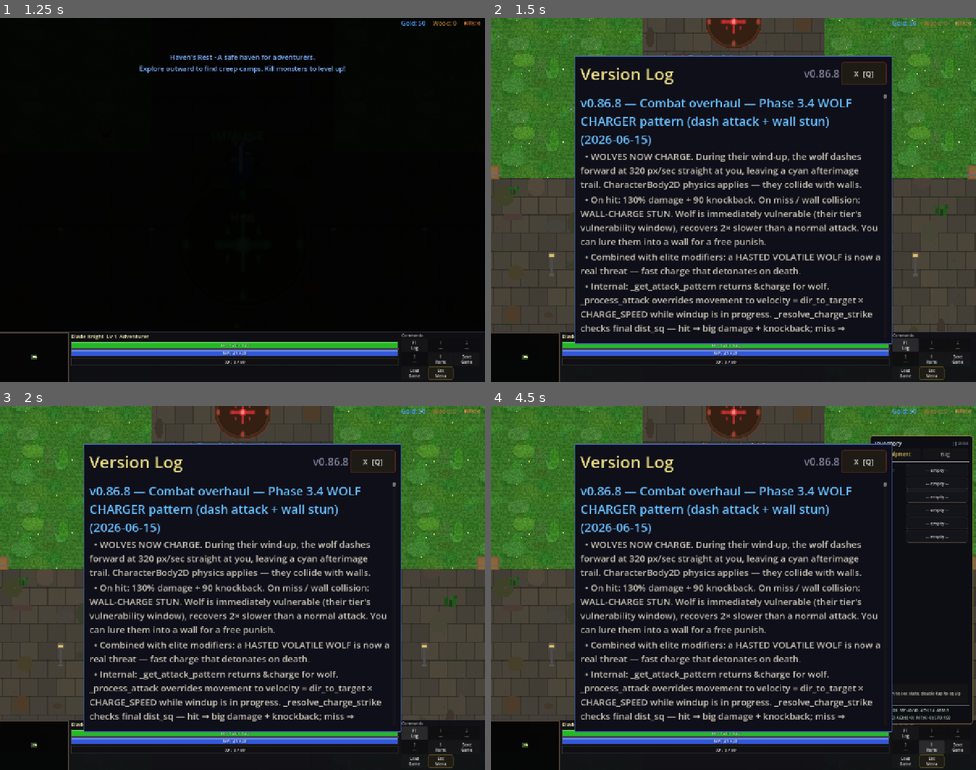
Above: before the commit, frames 1-4 (two rows, left to right).
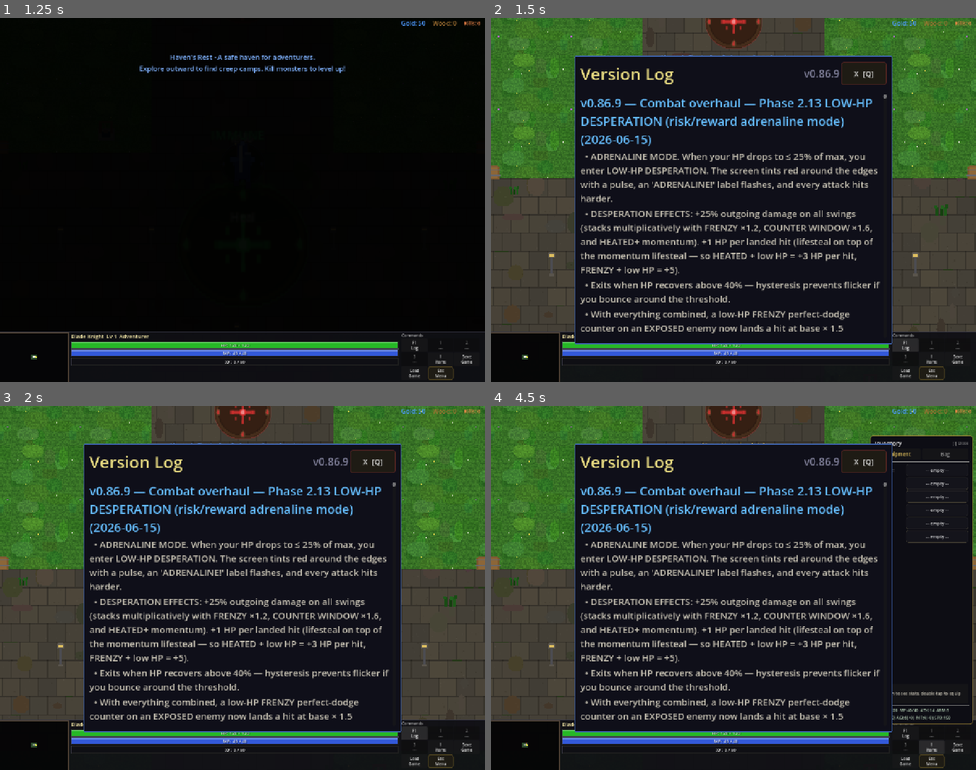
Above: after the commit, the same moments.

Repository: slxny/legends-open-rpg
Game: Godot game, scene res://scenes/main.tscn
The game is run twice, just before and just after one commit, with the same random seed, the same clock (stepped at 60 frames per second) and the same inputs.
Inputs (mouse positions are in pixels of both pictures, inside the frame that each line leads up to):
- Up to frame 1 (1.25 s): tap Enter at 0.5 s; move the mouse to (218, 272) at 0.52 s; hold W (move_up) from 0.53 s (still down); hold Space (attack) from 0.53 s (still down); click (218, 272) at 0.67 s; tap Shift (dodge) at 0.8 s
- Up to frame 2 (1.5 s): release W (move_up) at 1.25 s; release Space (attack) at 1.25 s; click "F1 Log" at 1.25 s
- Up to frame 3 (2 s): no input
- Up to frame 4 (4.5 s): click "1 ---" at 2 s; click "2 ---" at 2.75 s; click "3 ---" at 3.5 s; click "I Items" at 4.25 s

Frame 1 is identical in both runs. In frame 2, 10% of the frame differs, in the area x 18-81%, y 14-87%; in frame 3, 10%; in frame 4, 10%.

Commit message:
v0.86.9: Combat overhaul — Phase 2.13 LOW-HP DESPERATION
ADRENALINE MODE. When player HP <= 25% of max, enter LOW-HP
DESPERATION state. Screen tints red around edges with a pulse,
'ADRENALINE!' floats above player.

EFFECTS:
- +25% outgoing damage (stacks multiplicatively with FRENZY x1.2,
  COUNTER WINDOW x1.6, HEATED+ momentum)
- +1 HP per landed hit (lifesteal on top of momentum lifesteal —
  so HEATED + low HP = +3 HP/hit, FRENZY + low HP = +5 HP/hit)

Exits when HP recovers above 40% — hysteresis prevents flicker.

Combined potential: low-HP FRENZY perfect-dodge counter on an
EXPOSED enemy = base x 1.5 (consume) x 1.6 (counter) x 1.2 (frenzy)
x 1.25 (desperation) = x3.6 damage. Real 'snatch victory from
defeat' moment.

- player.gd: _low_hp_active + _LOW_HP_ENTER_RATIO (0.25) +
  _LOW_HP_EXIT_RATIO (0.40) + _LOW_HP_DAMAGE_MULT (1.25) +
  _LOW_HP_LIFESTEAL (1).
- _update_low_hp_state called from _physics_process — checks HP /
  max ratio with hysteresis.
- _enter_low_hp creates CanvasLayer (layer 70) with translucent red
  ColorRect; pulse loop tween 0.08 ↔ 0.22 alpha over 0.6s.
  ADRENALINE pop via juice layer.
- _exit_low_hp fades vignette cleanly.
- _run_clocked_attack: damage_mult *= 1.25 when _low_hp_active.
- _on_hit_resolved_for_momentum: +1 HP after momentum lifesteal
  block when _low_hp_active.

Headless: smoke all PASS, parse clean. Grep guard CLEAN.

Co-Authored-By: Claude Opus 4.7 (1M context) <noreply@anthropic.com>

Diff:
--- a/scenes/player/player.gd
+++ b/scenes/player/player.gd
@@ -189,6 +189,18 @@
 var _counter_window_until_usec: int = 0
 const _COUNTER_WINDOW_MS: int = 1000
 const _COUNTER_DAMAGE_MULT: float = 1.6
+
+# Phase 2.13 — LOW-HP DESPERATION. When player HP drops to <= 25%, an
+# adrenaline state activates: +25% outgoing damage, +1 HP per hit (on
+# top of momentum lifesteal), red edge tint via juice layer. State
+# exits when HP recovers above 40% (hysteresis prevents flicker).
+const _LOW_HP_ENTER_RATIO: float = 0.25
+const _LOW_HP_EXIT_RATIO: float = 0.40
+const _LOW_HP_DAMAGE_MULT: float = 1.25
+const _LOW_HP_LIFESTEAL: int = 1
+var _low_hp_active: bool = false
+var _low_hp_vignette: ColorRect = null
+var _low_hp_vignette_tween: Tween = null
 # Phase 2.3 — dodge component. Created in _ready, owns dodge state +
 # i-frames + perfect-dodge detection. Player remains the sole writer of
 # CharacterBody2D.velocity; the controller provides a velocity overlay.
@@ -446,6 +458,9 @@
 
 	# Process status effects
 	_process_status_effects(delta)
+
+	# Phase 2.13 — LOW-HP DESPERATION state check with hysteresis.
+	_update_low_hp_state()
 
 	# Heal beacon immunity visual feedback — detect transitions
 	if is_on_heal_beacon and not _was_on_heal_beacon:
@@ -3073,6 +3088,9 @@
 	# Phase 2.x — perfect-dodge counter window adds +60% damage.
 	if _is_counter_window_active():
 		damage_mult *= _COUNTER_DAMAGE_MULT
+	# Phase 2.13 — low-HP desperation adds +25% damage.
+	if _low_hp_active:
+		damage_mult *= _LOW_HP_DAMAGE_MULT
 	var captured_mult := ability_mult * damage_mult
 	var captured_on_contact := on_contact
 	clock.progress_changed.connect(func(p: float) -> void:
@@ -4064,6 +4082,9 @@
 			heal_amt = 2
 		if heal_amt > 0 and "current_hp" in stats and "max_hp" in stats:
 			stats.current_hp = min(int(stats.max_hp), int(stats.current_hp) + heal_amt)
+	# Phase 2.13 — desperation lifesteal: +1 HP per landed hit when low.
+	if _low_hp_active and "current_hp" in stats and "max_hp" in stats:
+		stats.current_hp = min(int(stats.max_hp), int(stats.current_hp) + _LOW_HP_LIFESTEAL)
 	# Kill grant + kill-chain auto-retarget (Phase 2.10).
 	if bool(result.was_lethal):
 		_momentum.on_kill()
@@ -4125,6 +4146,64 @@
 # ability multiplier of any active swing.
 func _is_counter_window_active() -> bool:
 	return _counter_window_until_usec > 0 and Time.get_ticks_usec() < _counter_window_until_usec
+
+
+# Phase 2.13 — low-HP desperation. Activates when HP drops <= 25% of max.
+# Deactivates when HP recovers above 40% (hysteresis prevents flicker).
+# Side effects: +25% outgoing damage, +1 HP per landed hit, red edge
+# vignette on the screen for cinematic urgency.
+func _update_low_hp_state() -> void:
+	if _is_dead:
+		if _low_hp_active:
+			_exit_low_hp()
+		return
+	if not ("current_hp" in stats and "max_hp" in stats):
+		return
+	if int(stats.max_hp) <= 0:
+		return
+	var ratio: float = float(stats.current_hp) / float(stats.max_hp)
+	if not _low_hp_active and ratio <= _LOW_HP_ENTER_RATIO:
+		_enter_low_hp()
+	elif _low_hp_active and ratio > _LOW_HP_EXIT_RATIO:
+		_exit_low_hp()
+
+
+func _enter_low_hp() -> void:
+	_low_hp_active = true
+	# Red edge vignette via a ColorRect on a CanvasLayer.
+	if _low_hp_vignette == null:
+		var layer := CanvasLayer.new()
+		layer.layer = 70  # above HUD, below juice pop-ups
+		add_child(layer)
+		_low_hp_vignette = ColorRect.new()
+		_low_hp_vignette.color = Color(0.9, 0.1, 0.1, 0.0)
+		_low_hp_vignette.anchor_right = 1.0
+		_low_hp_vignette.anchor_bottom = 1.0
+		_low_hp_vignette.mouse_filter = Control.MOUSE_FILTER_IGNORE
+		# Hollow effect: a thick red border. Using a Material would be
+		# cleaner but a translucent rect with low alpha + pulse reads as
+		# urgency without needing a shader.
+		layer.add_child(_low_hp_vignette)
+	if _low_hp_vignette_tween != null and _low_hp_vignette_tween.is_valid():
+		_low_hp_vignette_tween.kill()
+	_low_hp_vignette_tween = _low_hp_vignette.create_tween().set_loops()
+	_low_hp_vignette_tween.tween_property(_low_hp_vignette, "color:a", 0.22, 0.6).set_trans(Tween.TRANS_SINE)
+	_low_hp_vignette_tween.tween_property(_low_hp_vignette, "color:a", 0.08, 0.6).set_trans(Tween.TRANS_SINE)
+	# Pop "ADRENALINE!" via juice layer.
+	if _juice != null and _juice.has_method("_spawn_floating_text"):
+		_juice._spawn_floating_text(global_position + Vector2(0, -60), "ADRENALINE!", Color(1.5, 0.3, 0.3), true)
+	# Audio cue.
+	if AudioManager != null and AudioManager.has_method("play_sfx"):
+		AudioManager.play_sfx("charge_release", 2.0)
+
+
+func _exit_low_hp() -> void:
+	_low_hp_active = false
+	if _low_hp_vignette_tween != null and _low_hp_vignette_tween.is_valid():
+		_low_hp_vignette_tween.kill()
+	if _low_hp_vignette != null and is_instance_valid(_low_hp_vignette):
+		var t := _low_hp_vignette.create_tween()
+		t.tween_property(_low_hp_vignette, "color:a", 0.0, 0.3)
 
 
 # Phase 2.9 — context-sensitive C-finisher variants.
--- a/scenes/ui/changelog_dialog.gd
+++ b/scenes/ui/changelog_dialog.gd
@@ -9,9 +9,21 @@
 var _is_visible: bool = false
 var _is_mobile: bool = false
 
-const GAME_VERSION := "v0.86.8"
+const GAME_VERSION := "v0.86.9"
 
 const CHANGELOG: Array[Dictionary] = [
+	{
+		"version": "v0.86.9",
+		"title": "Combat overhaul — Phase 2.13 LOW-HP DESPERATION (risk/reward adrenaline mode)",
+		"date": "2026-06-15",
+		"entries": [
+			"ADRENALINE MODE. When your HP drops to ≤ 25% of max, you enter LOW-HP DESPERATION. The screen tints red around the edges with a pulse, an 'ADRENALINE!' label flashes, and every attack hits harder.",
+			"DESPERATION EFFECTS: +25% outgoing damage on all swings (stacks multiplicatively with FRENZY ×1.2, COUNTER WINDOW ×1.6, and HEATED+ momentum). +1 HP per landed hit (lifesteal on top of the momentum lifesteal — so HEATED + low HP = +3 HP per hit, FRENZY + low HP = +5).",
+			"Exits when HP recovers above 40% — hysteresis prevents flicker if you bounce around the threshold.",
+			"With everything combined, a low-HP FRENZY perfect-dodge counter on an EXPOSED enemy now lands a hit at base × 1.5 (consume) × 1.6 (counter) × 1.2 (frenzy) × 1.25 (desperation) = ×3.6 damage. That's a real 'snatch victory from defeat' moment.",
+			"Internal: _low_hp_active state with enter/exit hysteresis check in _physics_process. _enter_low_hp creates a CanvasLayer with a translucent red ColorRect that pulses (loops 0.08 ↔ 0.22 alpha over 0.6 s). _exit_low_hp fades it cleanly. Damage mult applied in _run_clocked_attack alongside momentum + counter. Lifesteal added in _on_hit_resolved_for_momentum.",
+		]
+	},
 	{
 		"version": "v0.86.8",
 		"title": "Combat overhaul — Phase 3.4 WOLF CHARGER pattern (dash attack + wall stun)",
